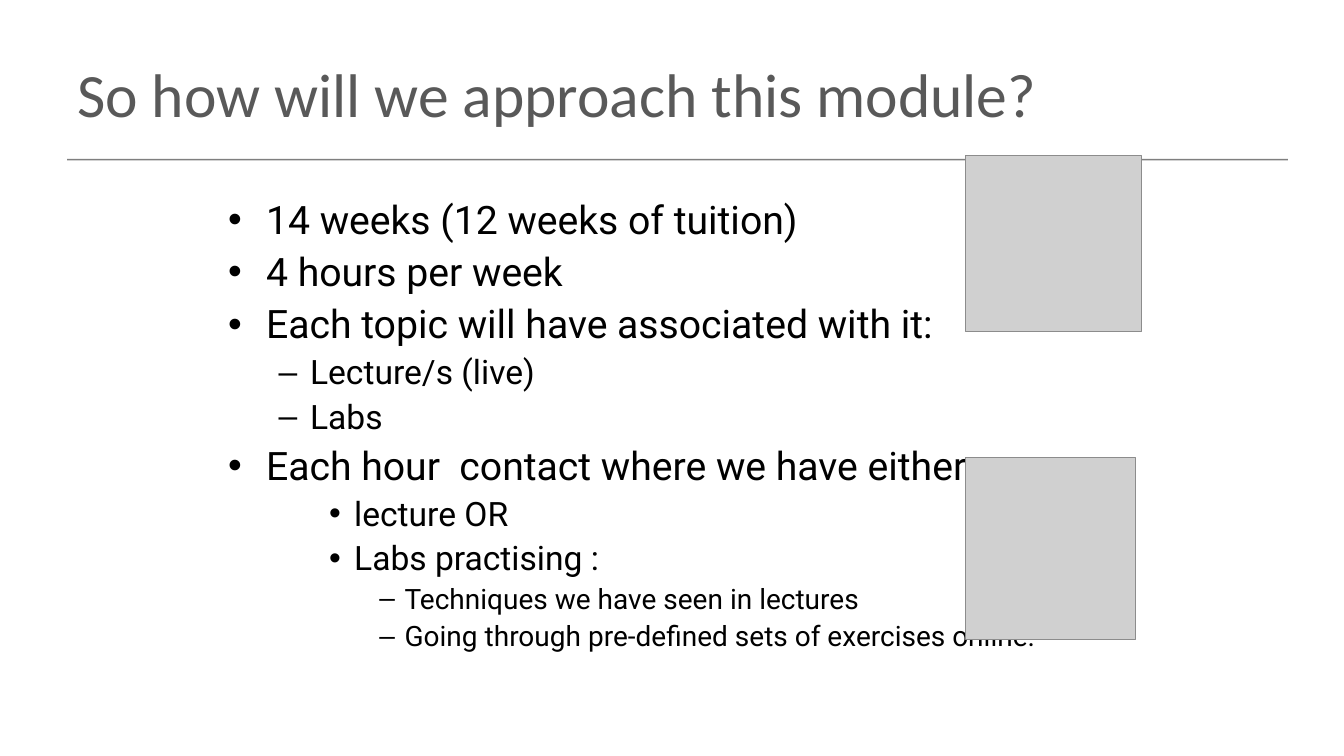
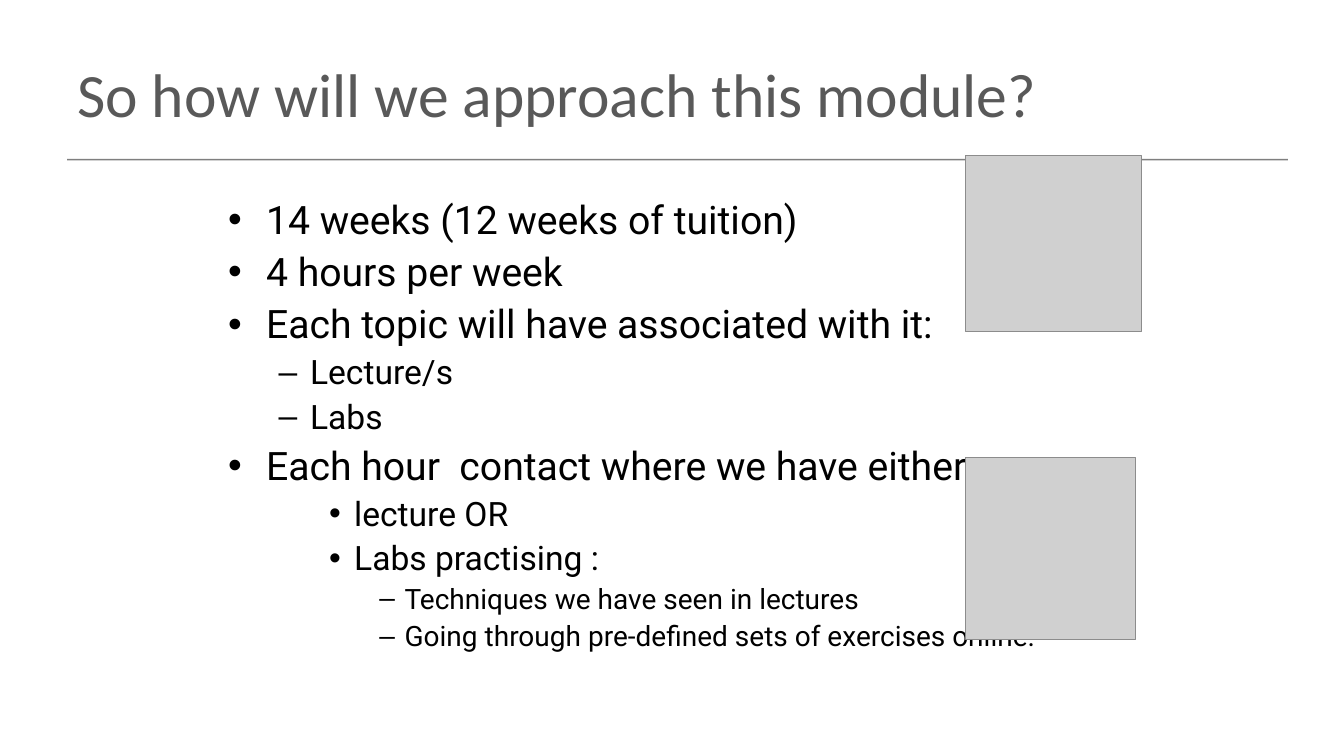
Before and after one commit to maireadmeagher/phase1, a slide deck: slide 7 of topic01-introduction/unit-01a-lectures/talk-2/a-fp-intro.ppt. Drawn at 1344x756 pixels with LibreOffice and Linux fonts; fonts in the diff are those of the drawing; grey boxes stand for pictures. Boxes give left, top, right and bottom in pixels: in the first picture for what was removed or moved away, otherwise in the second. Text is boxed around its words. In the diff, an @@ line names an element or a change of style, - is before the commit and + after.

```diff
--- a/topic01-introduction/unit-01a-lectures/talk-2/a-fp-intro.ppt
+++ b/topic01-introduction/unit-01a-lectures/talk-2/a-fp-intro.ppt
@@ text at (x1=310, y1=360, x2=453, y2=386): text changed @@
-  – Lecture/s (live)
+  – Lecture/s
```
Also in this commit, not shown: 2 other slides changed, 3 other files.
